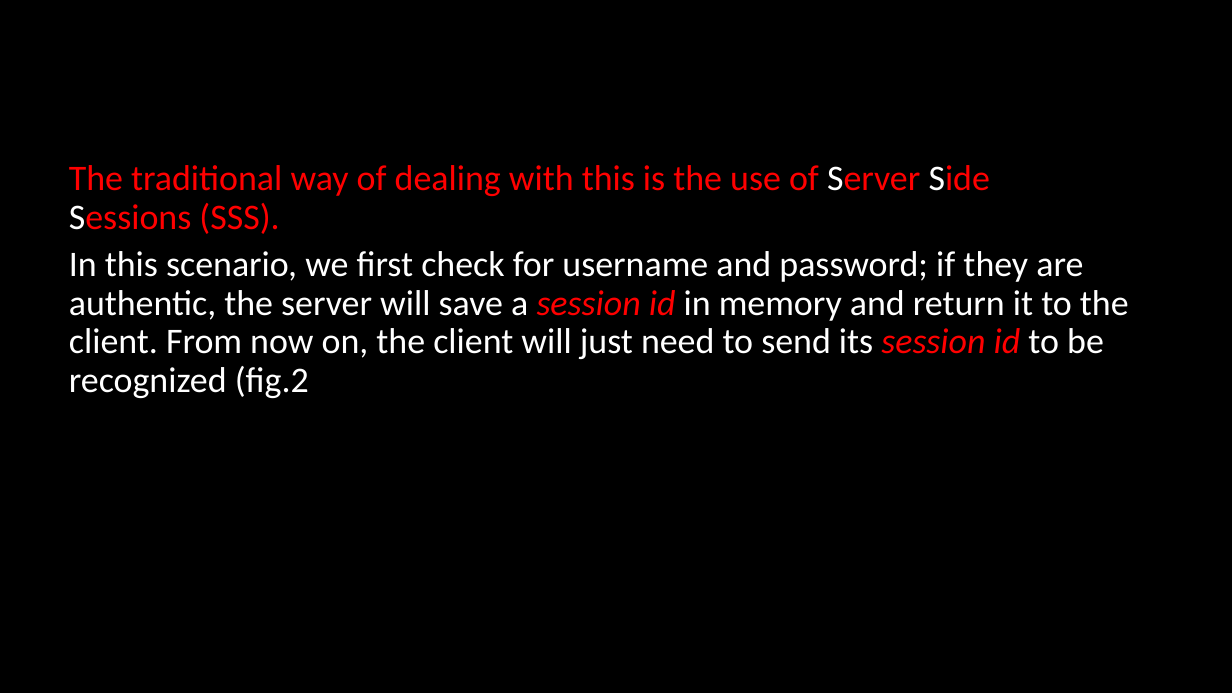
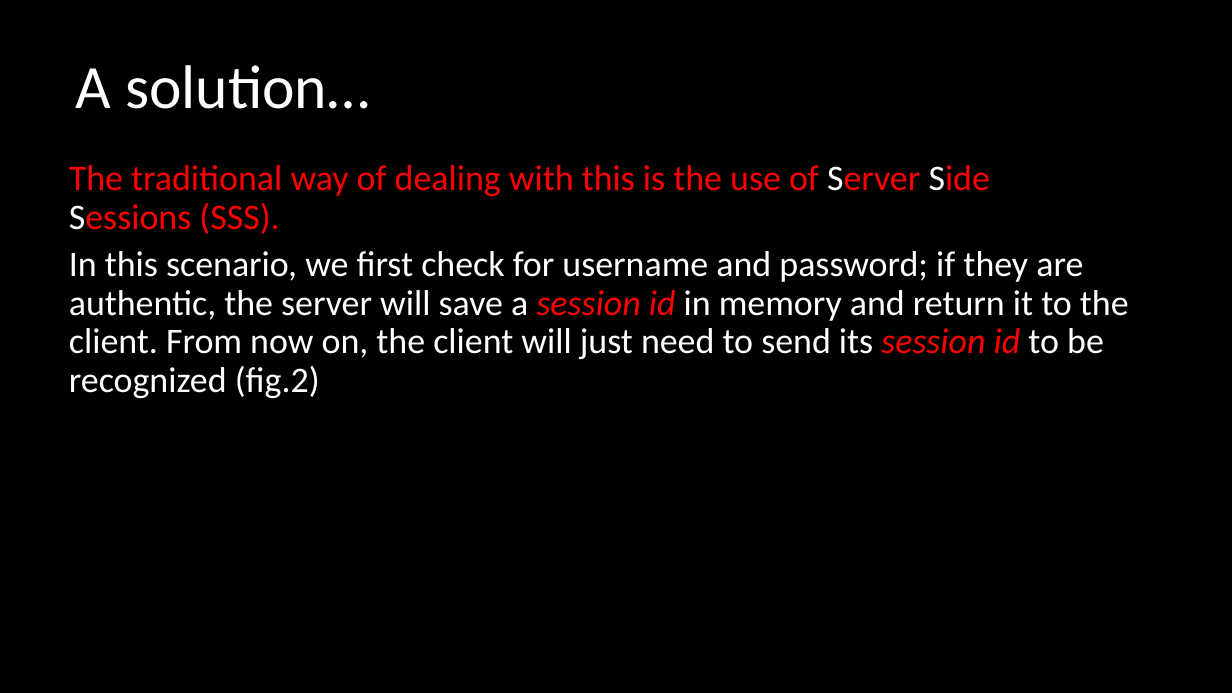
Before and after one commit to asafnaory/nestjs-course, a slide deck: slide 8 of presentations/lecture_jwt.pptx (slide 7 before the commit). Drawn at 1232x693 pixels with LibreOffice and Linux fonts; fonts in the diff are those of the drawing. Boxes give left, top, right and bottom in pixels: in the first picture for what was removed or moved away, otherwise in the second. Text is boxed around its words. In the diff, an @@ line names an element or a change of style, - is before the commit and + after.

```diff
--- a/presentations/lecture_jwt.pptx
+++ b/presentations/lecture_jwt.pptx
@@ title added at [75,65,370,109], 48 pt, text #FFFFFF @@
+A solution…
@@ text at [69,251,1129,398]: text changed @@
-In this scenario, we first check for username and password; if they are authentic, the server will save a session id in memory and return it to the client. From now on, the client will just need to send its session id to be recognized (fig.2
+In this scenario, we first check for username and password; if they are authentic, the server will save a session id in memory and return it to the client. From now on, the client will just need to send its session id to be recognized (fig.2)
```
Also in this commit, not shown: 6 other slides changed, 3 slides added, 9 other files.
